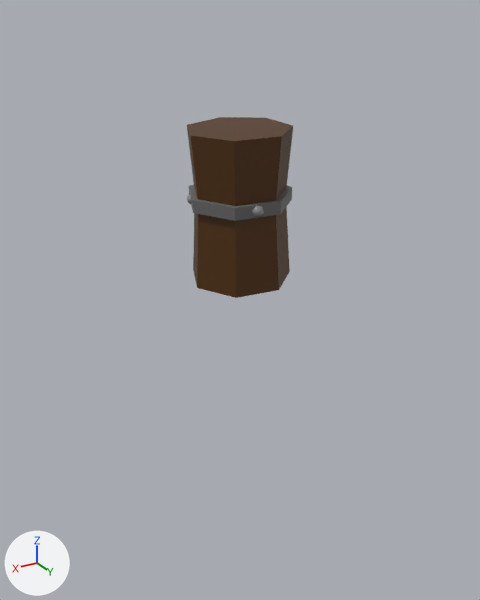
What one commit did to the FBX model Assets/Graphics/Post.fbx.
Before and after are seen from a camera (50 mm lens) standing at (1.71, 2.86, 0.78) and looking at (-0.06, -0.1, -0.7). Arrows for +X, +Y and +Z are at lower left; the lights stay in place. Where no turn or scale is listed for an object, it has been applied to the vertices.

Script lines for the objects in view, before the commit:
```python
me_mesh = bpy.data.meshes.new('Mesh')
me_mesh.from_pydata(...)  # 100 vertices, 167 faces; spans x -0.272..0.282, y -0.293..0.274, z -0.535..0.287
# faces by material slot: [90, 35, 42]
me_mesh.materials.append(mat_surfaceshader9)  # grey #8d8d8d
me_mesh.materials.append(mat_surfaceshader7)  # brown #512f00
me_mesh.materials.append(mat_surfaceshader8)  # dark grey #686868
ob_polysurface6 = bpy.data.objects.new('polySurface6', me_mesh)
ob_polysurface6.location = (0.0, 0.0, 0.0)
```
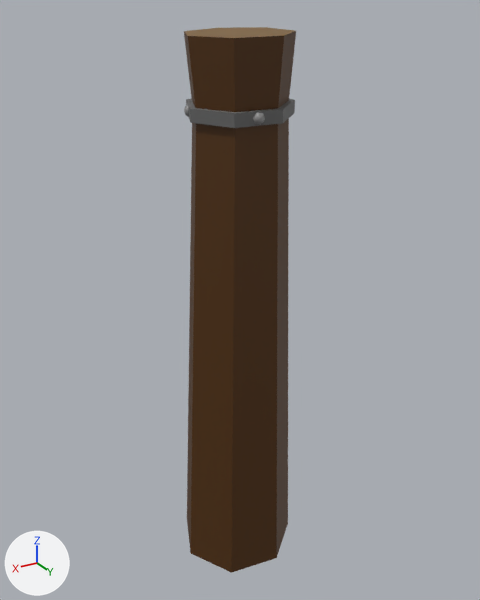
Edits to the bpy script that builds the scene:
```text
Add mat_surfaceshader10:
    mat_surfaceshader10 = principled_material('surfaceShader10')
    mat_surfaceshader10.base_color = (0.201, 0.102, 0.0153)  # brown #7c5a21
Change me_mesh:
    where me_mesh.from_pydata(...)  # 100 vertices, 167 faces; spans x -0.272..0.282, y -0.293..0.274, z -0.535..0.287
    used by ob_polysurface6; location = (0.0, 0.0, 0.0)
    me_mesh part 1
    me_mesh.vertices[57].co: (0.136, 0.196, -0.535) -> (0.176, 0.198, -2.772)  # pixel (236, 297) -> pixel (231, 572)
    me_mesh.vertices[58].co: (-0.096, 0.236, -0.527) -> (-0.12, 0.249, -2.763)  # pixel (278, 290) -> pixel (276, 558)
    me_mesh.vertices[59].co: (-0.272, 0.079, -0.512) -> (-0.343, 0.05, -2.744)  # pixel (289, 271) -> pixel (287, 523)
    me_mesh.vertices[60].co: (-0.259, -0.156, -0.501) -> (-0.326, -0.249, -2.73)
    me_mesh.vertices[61].co: (-0.067, -0.293, -0.502) -> (-0.082, -0.422, -2.731)
    me_mesh.vertices[62].co: (0.16, -0.228, -0.515) -> (0.206, -0.34, -2.747)  # pixel (193, 269) -> pixel (186, 518)
    me_mesh.vertices[63].co: (0.25, -0.011, -0.529) -> (0.32, -0.064, -2.765)  # pixel (197, 288) -> pixel (190, 553)
    me_mesh part 2: all 7 faces centred in x -0.152..0.162, y -0.143..0.174, z 0.262..0.282 switch from mat_surfaceshader7 (brown #512f00) to mat_surfaceshader10 (brown #7c5a21)
Change ob_polysurface6:
    ob_polysurface6.location: (0.0, 0.0, 0.0) -> (0.0, 0.0, 0.433)
```

What differs and where, as boxes [x1, y1, x2, y2] in the pictures (480 x 600 px; the box of a moved part takes in the faces that stretch with it):
'polySurface6', reshaped, recoloured, moved (201% taller)
    before: [187, 117, 293, 298]
    after: [184, 27, 296, 573]
part 1 of me_mesh, moved or reshaped
    before: [193, 206, 290, 298]
    after: [187, 118, 289, 573]
part 2 of me_mesh, recoloured
    before: [187, 117, 293, 141]
    after: [184, 27, 295, 38]
